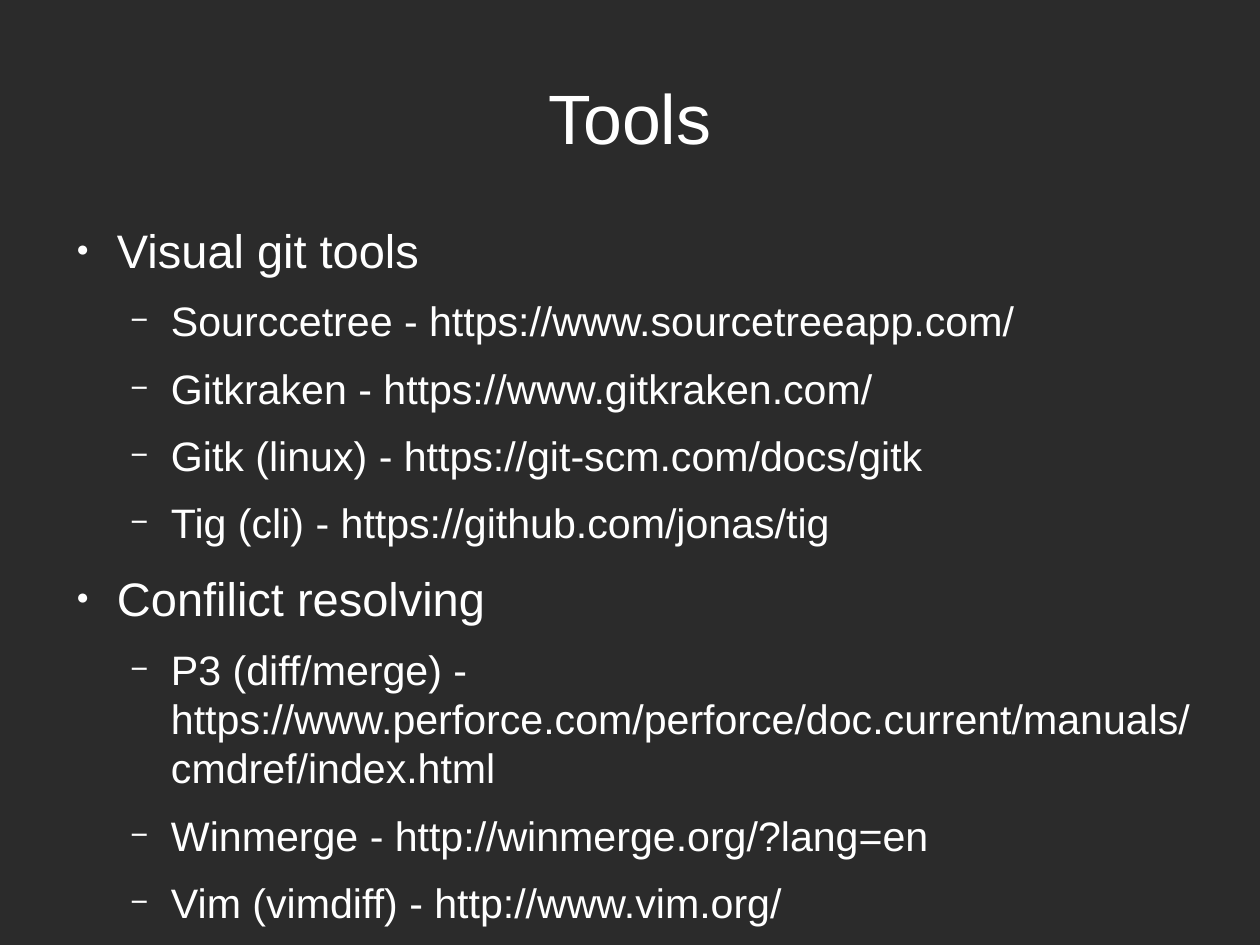
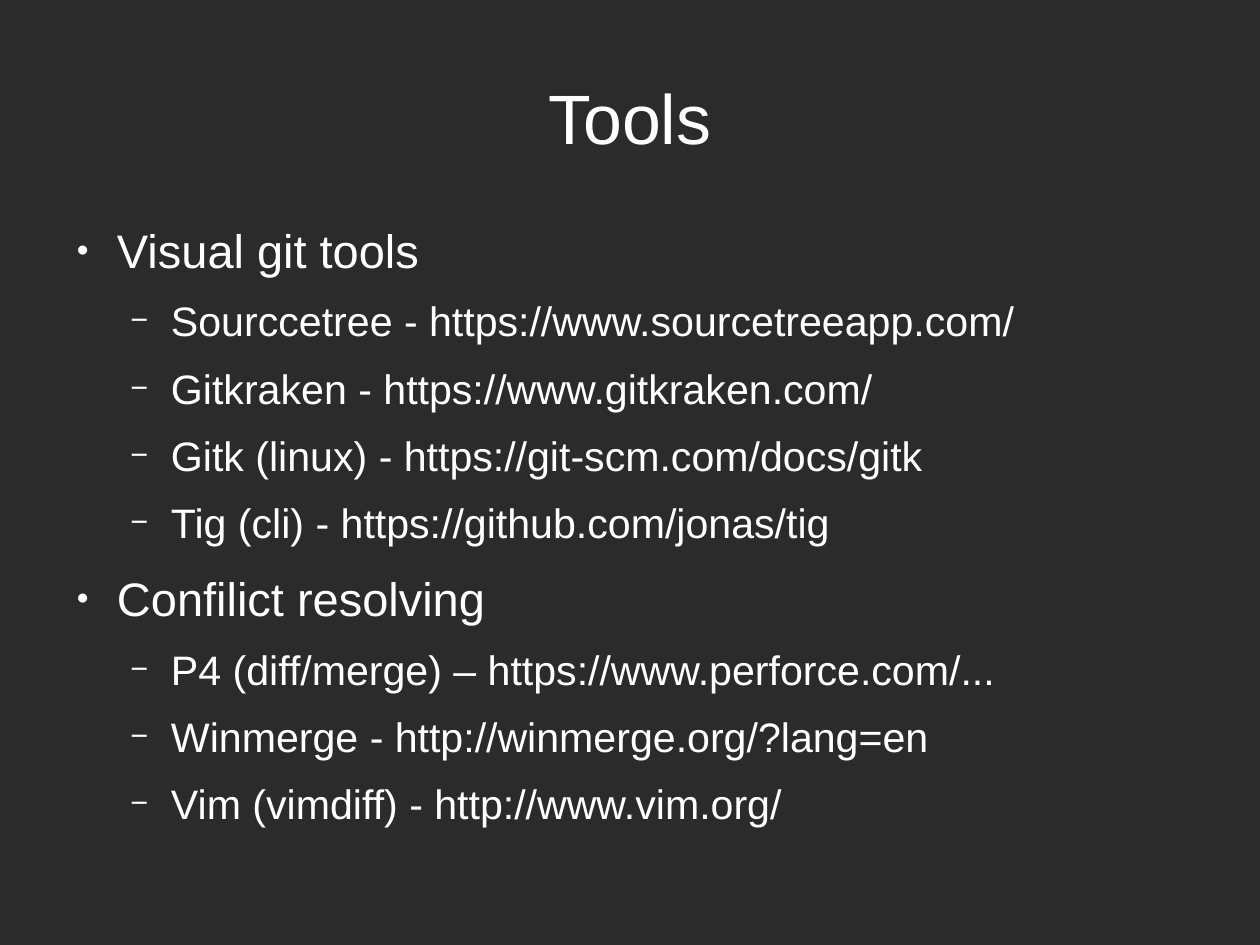
Before and after one commit to hwdegroot/days-of-code, a slide deck: slide 14 of presentation/zee-slides.odp (slide 13 before the commit). Drawn at 1260x945 pixels with LibreOffice and Linux fonts; fonts in the diff are those of the drawing; background and template pictures are left out; a plain dark background stands for a picture behind light text. Boxes give left, top, right and bottom in pixels: in the first picture for what was removed or moved away, otherwise in the second. Text is boxed around its words. In the diff, an @@ line names an element or a change of style, - is before the commit and + after.

```diff
--- a/presentation/zee-slides.odp
+++ b/presentation/zee-slides.odp
@@ text at bbox=[171, 655, 995, 693]: text changed @@
-  − P3 (diff/merge) - https://www.perforce.com/perforce/doc.current/manuals/cmdref/index.html
+  − P4 (diff/merge) – https://www.perforce.com/...
```
Also in this commit, not shown: 4 other slides changed, 2 slides added, 1 slide removed, 6 other files.
